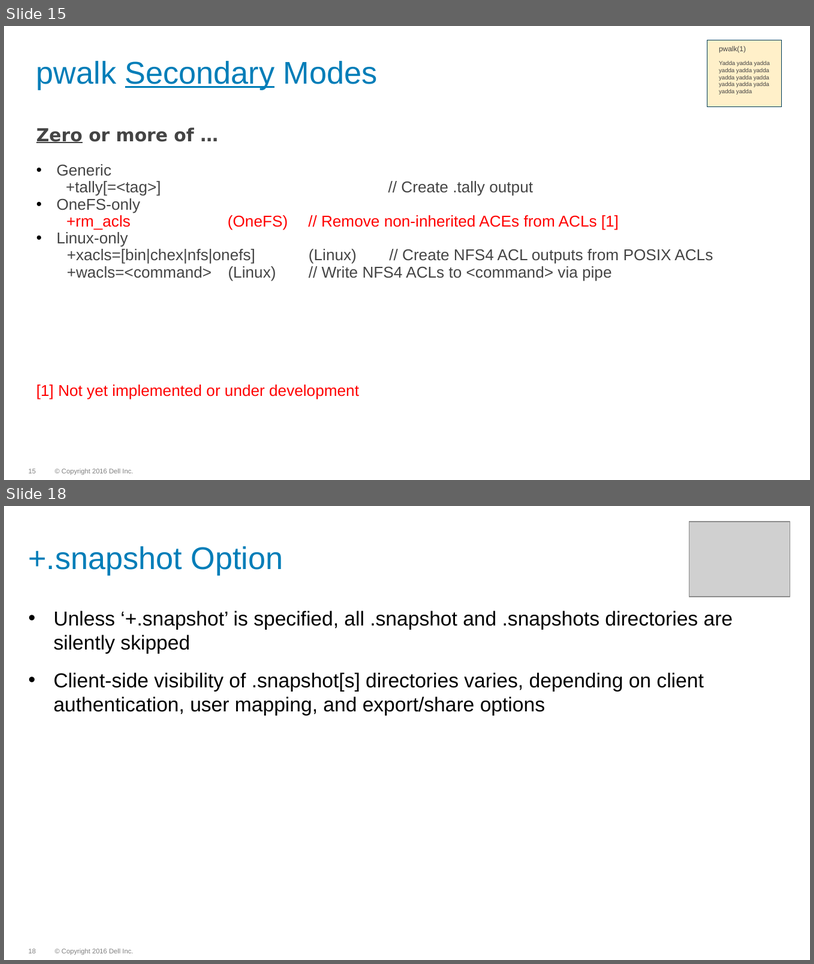
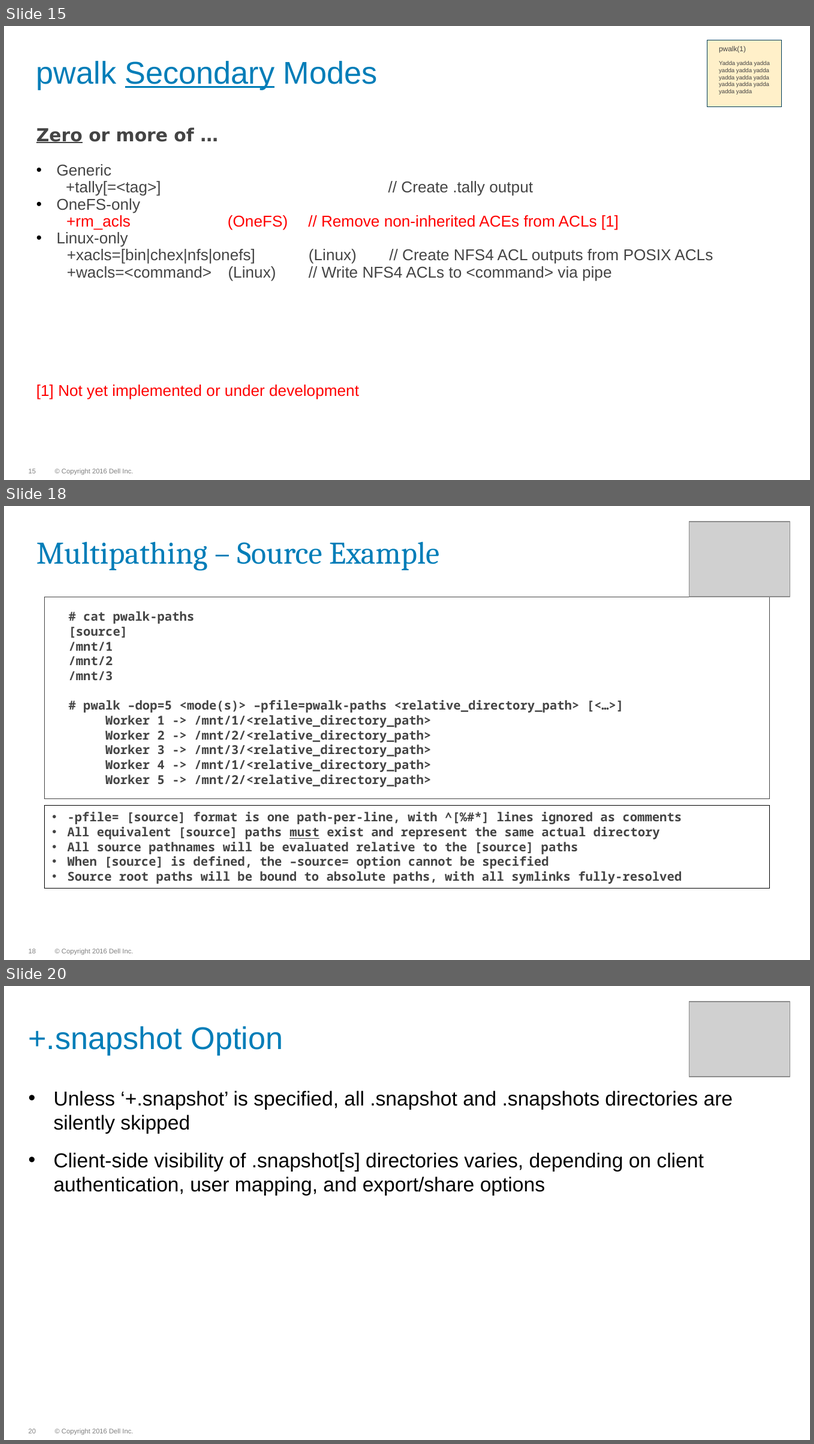
Before and after one commit to WhizBob/pwalk, a slide deck: doc/pwalk_slides.pptx. Shown one above the other, each under a label of ours: slides 15 and 18 before the commit, slides 15, 18 and 20 after it; the slides between them are not shown. The pictures are 814x964 and 814x1444 pixels, drawn with LibreOffice and Linux fonts; fonts in the diff are those of the drawing; grey boxes stand for pictures; background and template pictures are left out. Boxes give left, top, right and bottom in pixels: in the first picture for what was removed or moved away, otherwise in the second. Text is boxed around its words. In the diff, an @@ line names an element or a change of style, - is before the commit and + after.

```diff
--- a/doc/pwalk_slides.pptx
+++ b/doc/pwalk_slides.pptx
@@ slide 18 added at (x1=4, y1=506, x2=810, y2=960), background #FFFFFF; not listed: 2 template elements that a slide beside it also shows @@
@@ picture added at (x1=689, y1=522, x2=790, y2=597) @@
@@ title added at (x1=36, y1=541, x2=440, y2=570), 28 pt, text #007DB8 @@
+Multipathing – Source Example
@@ text added at (x1=44, y1=597, x2=770, y2=798), outline #444444 0.75 pt, 11 pt, text #444444, bold @@
+# cat pwalk-paths
+[source]
+/mnt/1
+/mnt/2
+/mnt/3
+# pwalk –dop=5 <mode(s)> –pfile=pwalk-paths <relative_directory_path> [<…>]
+Worker 1 -> /mnt/1/<relative_directory_path>
+Worker 2 -> /mnt/2/<relative_directory_path>
+Worker 3 -> /mnt/3/<relative_directory_path>
+Worker 4 -> /mnt/1/<relative_directory_path>
+Worker 5 -> /mnt/2/<relative_directory_path>
@@ rectangle added at (x1=44, y1=805, x2=770, y2=888), outline #000000 0.75 pt, 11 pt, text #444444, bold @@
+• -pfile= [source] format is one path-per-line, with ^[%#*] lines ignored as comments
+• All equivalent [source] paths must exist and represent the same actual directory
+• All source pathnames will be evaluated relative to the [source] paths
+• When [source] is defined, the –source= option cannot be specified
+• Source root paths will be bound to absolute paths, with all symlinks fully-resolved
@@ what was slide 18 is now slide 20 @@
@@ page number at (x1=29, y1=1428, x2=36, y2=1433): text changed @@
-18
+20
```
Also in this commit, not shown: 6 slides changed, 1 other slide added, 1 other file.
